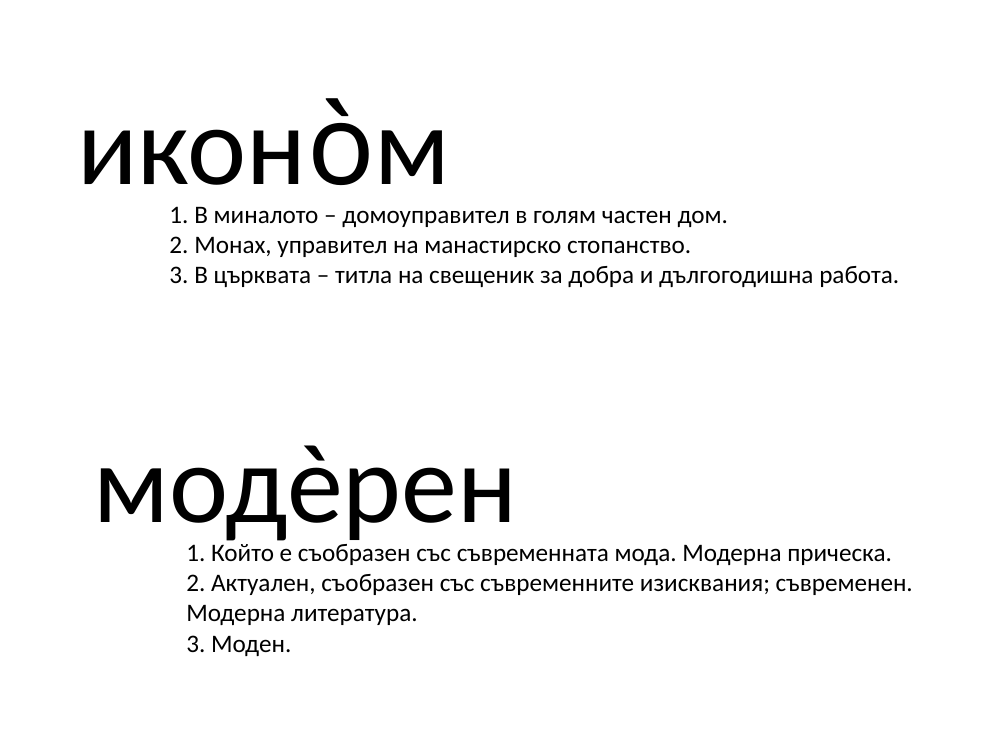
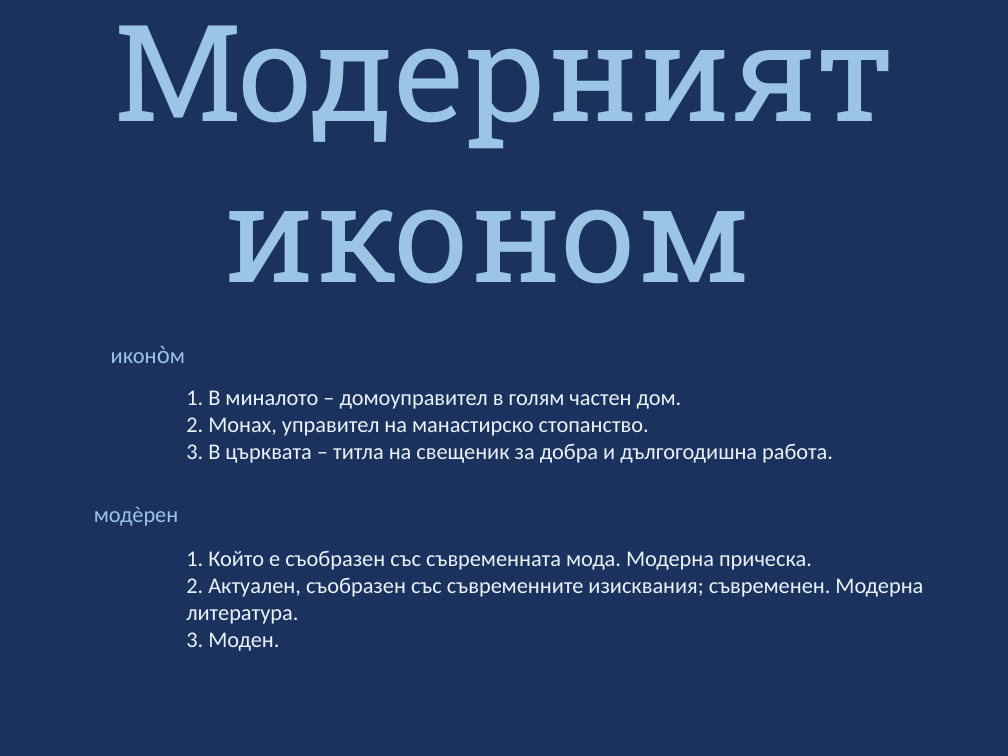
Before and after one commit to ModernSteward/ModernSteward, a slide deck: slide 6 of Presentation/Presentation new style.pptx (slide 9 before the commit). Drawn at 1008x756 pixels with LibreOffice and Linux fonts; fonts in the diff are those of the drawing. Boxes give left, top, right and bottom in pixels: in the first picture for what was removed or moved away, otherwise in the second. Text is boxed around its words. In the diff, an @@ line names an element or a change of style, - is before the commit and + after.

```diff
--- a/Presentation/Presentation new style.pptx
+++ b/Presentation/Presentation new style.pptx
@@ background #FFFFFF to #1B325F @@
@@ title added at bbox=[113, 25, 894, 284], 96 pt, text #9CC4E4 @@
+Модерният иконом
@@ text "иконо̀м" at bbox=[170, 352, 185, 363]: size 80 to 16 pt, text colour #000000 to #9CC4E4 @@
@@ text "иконо̀м": place and size @@
-text "иконо̀м" at bbox=[375, 130, 451, 184]
+text "иконо̀м" at bbox=[170, 352, 185, 363]
@@ text "1. В миналото – домоуправител ..." at bbox=[186, 390, 833, 463]: size 18 to 16 pt, text colour #000000 to #E9F2F9 @@
@@ text "1. В миналото – домоуправител ...": place and size @@
-text "1. В миналото – домоуправител ..." at bbox=[169, 206, 899, 287]
+text "1. В миналото – домоуправител ..." at bbox=[186, 390, 833, 463]
@@ text "модѐрен": place and size @@
-text "модѐрен" at bbox=[94, 445, 517, 549]
+text "модѐрен" at bbox=[94, 506, 178, 526]
@@ text "модѐрен" at bbox=[94, 506, 178, 526]: size 80 to 16 pt, text colour #000000 to #9CC4E4 @@
@@ text "1. Който е съобразен със ...": place and size @@
-text "1. Който е съобразен със ..." at bbox=[186, 540, 913, 656]
+text "1. Който е съобразен със ..." at bbox=[186, 551, 923, 651]
@@ text "1. Който е съобразен със ..." at bbox=[186, 551, 923, 651]: size 18 to 16 pt, text colour #000000 to #E9F2F9 @@
```
Also in this commit, not shown: 3 other slides changed, 9 slides added, 4 slides removed, 6 other files.
